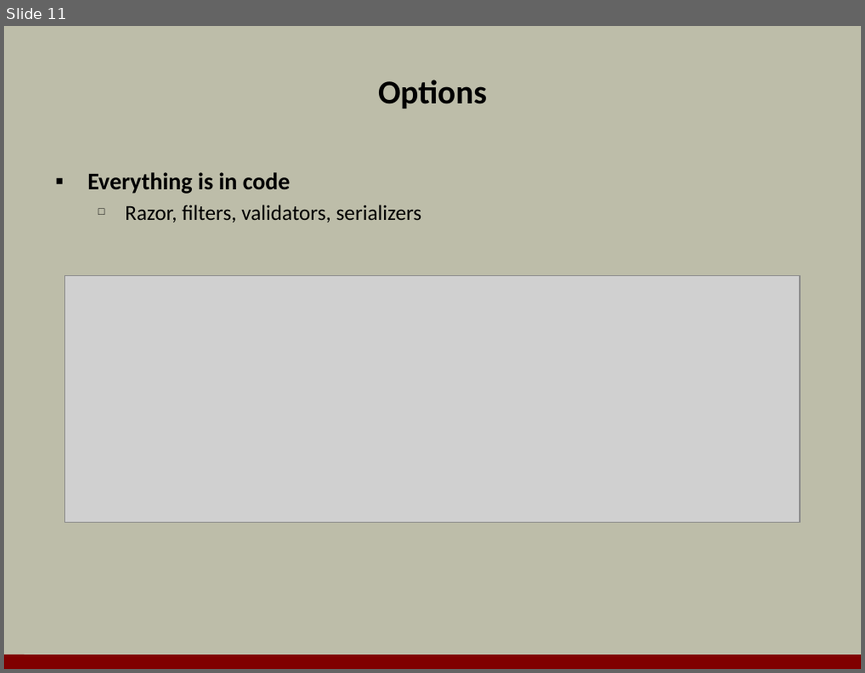
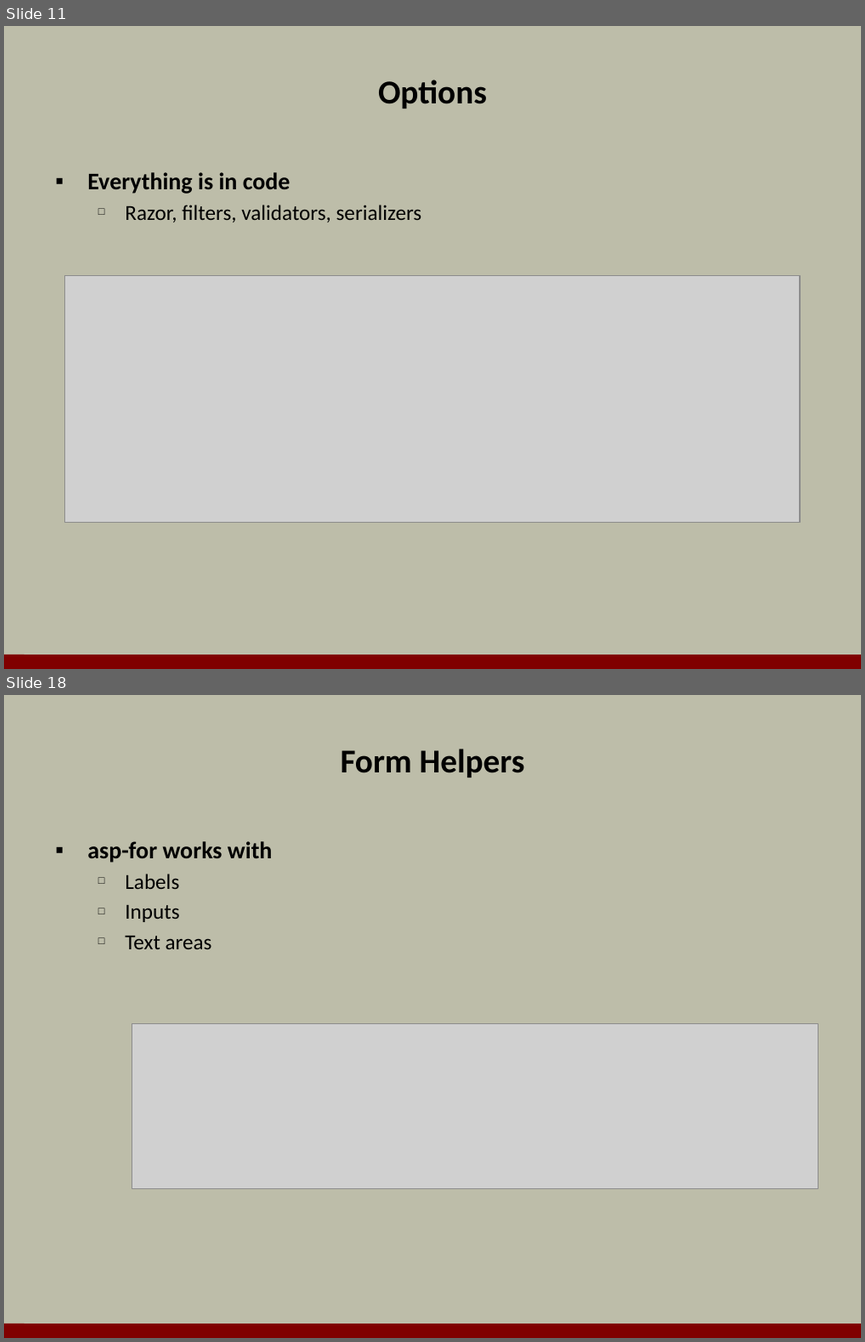
Before and after one commit to OdeToCode/classes, a slide deck: aspnet5/slides/a2_mvc6.pptx. Shown one above the other, each under a label of ours: slide 11 before the commit, slides 11 and 18 after it; the slides between them are not shown. The pictures are 865x673 and 865x1342 pixels, drawn with LibreOffice and Linux fonts; fonts in the diff are those of the drawing; grey boxes stand for pictures; background and template pictures are left out. Boxes give left, top, right and bottom in pixels: in the first picture for what was removed or moved away, otherwise in the second. Text is boxed around its words. In the diff, an @@ line names an element or a change of style, - is before the commit and + after.

```diff
--- a/aspnet5/slides/a2_mvc6.pptx
+++ b/aspnet5/slides/a2_mvc6.pptx
@@ slide 18 added at box(4, 695, 861, 1338), background #BDBDA9; not listed: 1 template element that a slide beside it also shows @@
@@ title added at box(341, 749, 525, 777), 28 pt, text #000000, bold @@
+Form Helpers
@@ text added at box(87, 841, 272, 949), 18 pt, text #000000 @@
+▪ asp-for works with
+  □ Labels
+  □ Inputs
+  □ Text areas
@@ picture added at box(132, 1023, 818, 1189) @@
```
Also in this commit, not shown: 2 slides changed, 11 other slides added, 3 slides removed.
